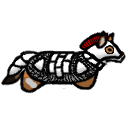
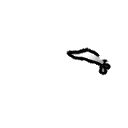
The second 128px x 128px image is a revision of the first. Changes to its layers:
hid group "platehelm" (6 layers) over [1, 30, 126, 94]
hid group "plate" (4 layers) over [1, 30, 126, 94]
painted on "plateline" over [11, 50, 97, 85]
painted on "platecolor" over [8, 51, 34, 74]
showed group "scarf" (4 layers) over [1, 30, 126, 94]
hid "template" over [1, 30, 126, 94]
